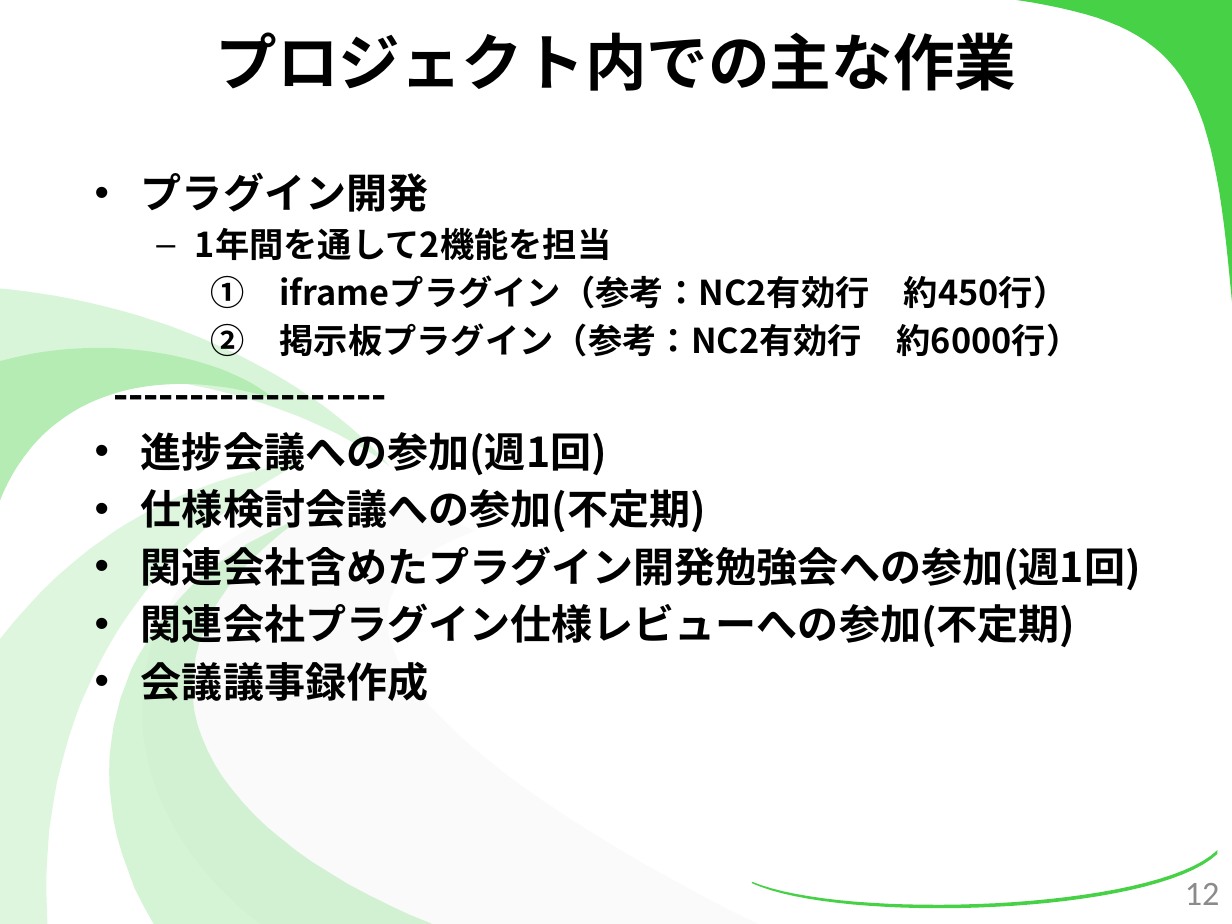
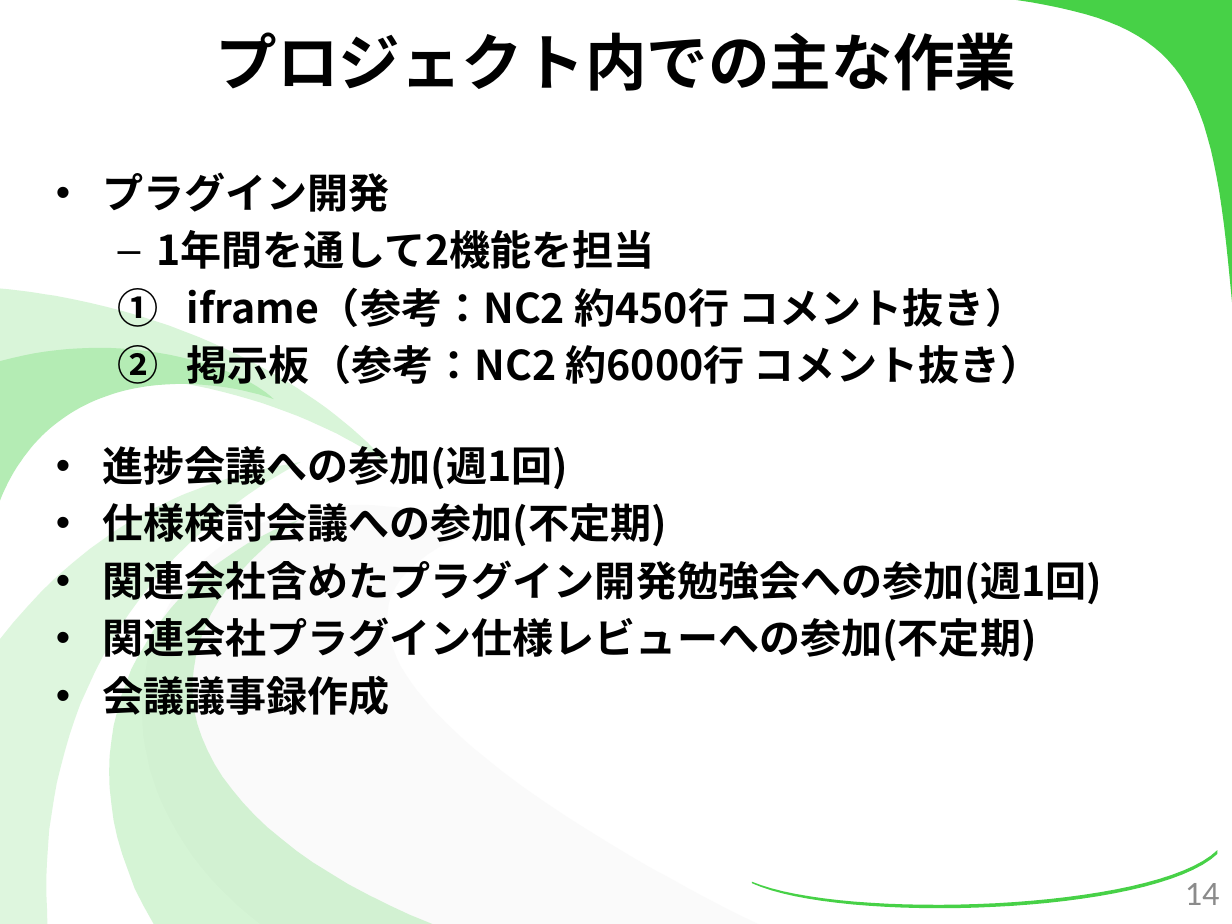
Before and after one commit to kotaro0717/Report-Management, a slide deck: slide 14 of 2.最終報告/3.発表資料/報告資料(最終).pptx (slide 12 before the commit). Drawn at 1232x924 pixels with LibreOffice and Linux fonts; fonts in the diff are those of the drawing. Boxes give left, top, right and bottom in pixels: in the first picture for what was removed or moved away, otherwise in the second. Text is boxed around its words. In the diff, an @@ line names an element or a change of style, - is before the commit and + after.

```diff
--- a/2.最終報告/3.発表資料/報告資料(最終).pptx
+++ b/2.最終報告/3.発表資料/報告資料(最終).pptx
@@ text "プラグイン開発": place and size @@
-text "プラグイン開発" at (141,172,1141,703)
+text "プラグイン開発" at (102,172,1102,722)
@@ text at (156,230,655,269): size 20 to 24 pt in "1年間を通して2機能を担当" @@
@@ text at (187,287,1041,391): text changed; size 20 to 24 pt @@
-    1. iframeプラグイン（参考：NC2有効行 約450行）
-    2. 掲示板プラグイン（参考：NC2有効行 約6000行）
-------------------
+  1. iframe（参考：NC2 約450行 コメント抜き）
+  2. 掲示板（参考：NC2 約6000行 コメント抜き）
@@ page number at (1185,883,1220,905): text changed @@
-12
+14
```
Also in this commit, not shown: 31 other slides changed, 15 slides added, 11 slides removed, 6 other files.
